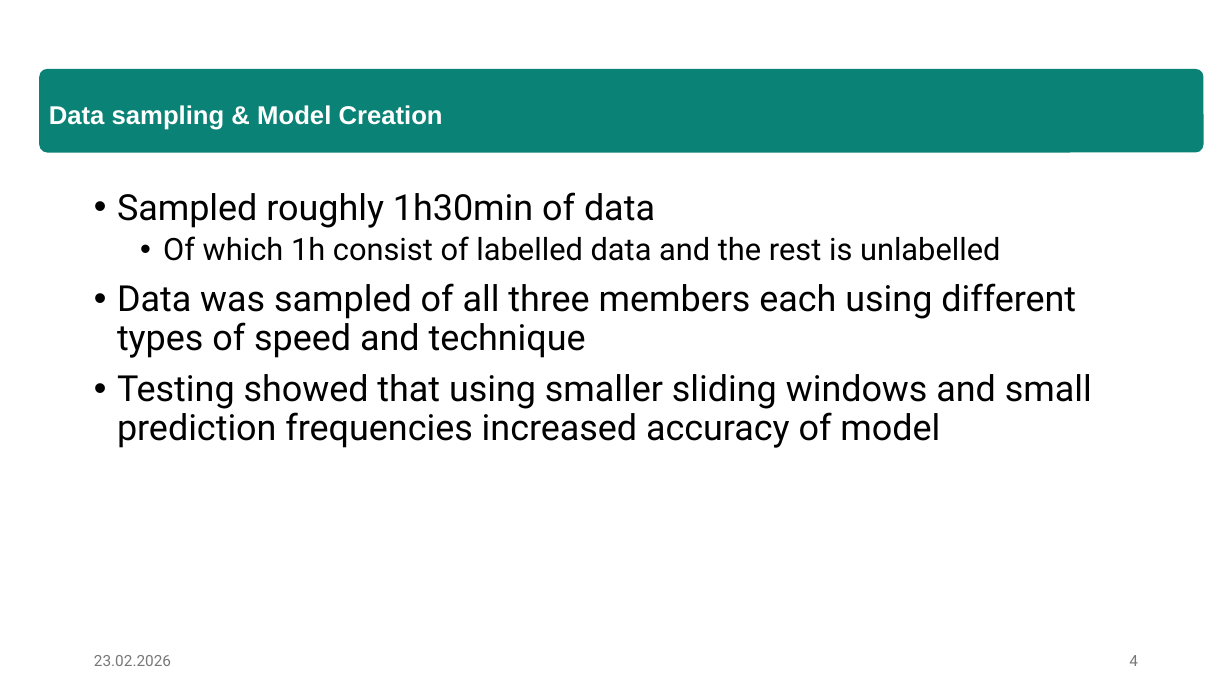
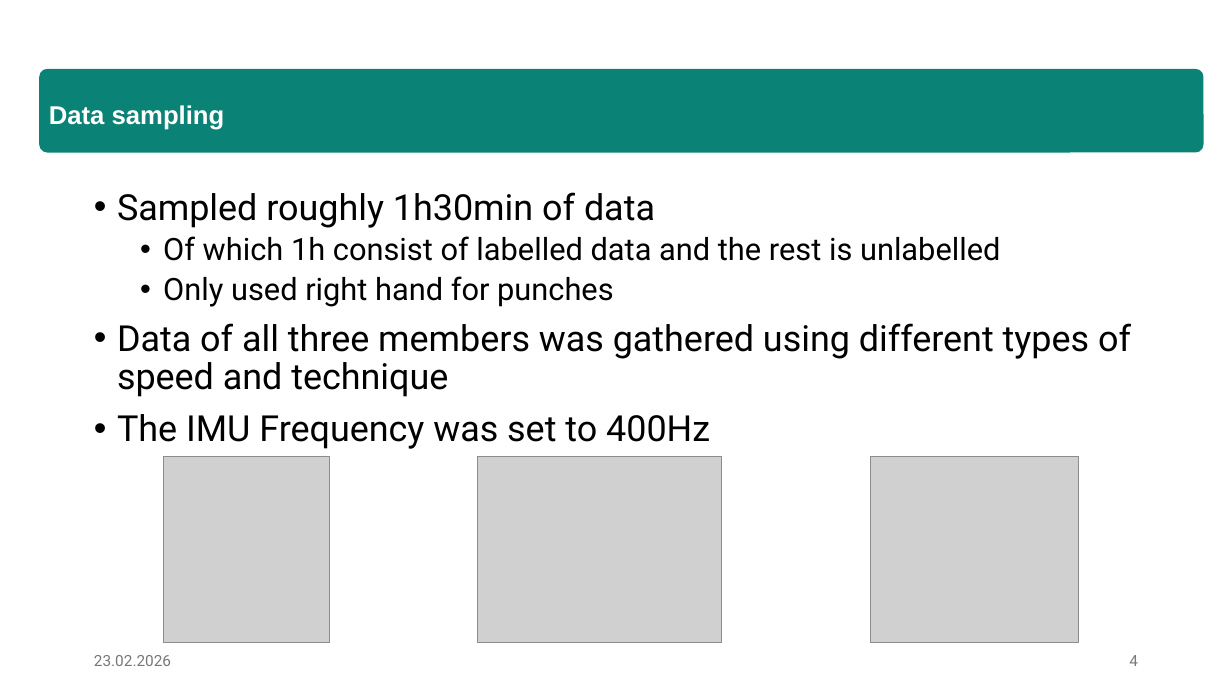
Before and after one commit to e12413440/micropython-hands-on-course, a slide deck: slide 4 of report/Präsentation.pptx. Drawn at 1232x693 pixels with LibreOffice and Linux fonts; fonts in the diff are those of the drawing; grey boxes stand for pictures. Boxes give left, top, right and bottom in pixels: in the first picture for what was removed or moved away, otherwise in the second. Text is boxed around its words. In the diff, an @@ line names an element or a change of style, - is before the commit and + after.

```diff
--- a/report/Präsentation.pptx
+++ b/report/Präsentation.pptx
@@ text in rounded rectangle at (49,105,225,130): text changed @@
-Data sampling & Model Creation
+Data sampling
@@ text at (117,276,1131,449): text changed @@
-• Data was sampled of all three members each using different types of speed and technique
-• Testing showed that using smaller sliding windows and small prediction frequencies increased accuracy of model
+  • Only used right hand for punches
+• Data of all three members was gathered using different types of speed and technique
+• The IMU Frequency was set to 400Hz
@@ picture added at (164,457,330,642) @@
@@ picture added at (478,457,722,642) @@
@@ picture added at (871,457,1080,642) @@
```
Also in this commit, not shown: 7 other slides changed, 4 slides added.
